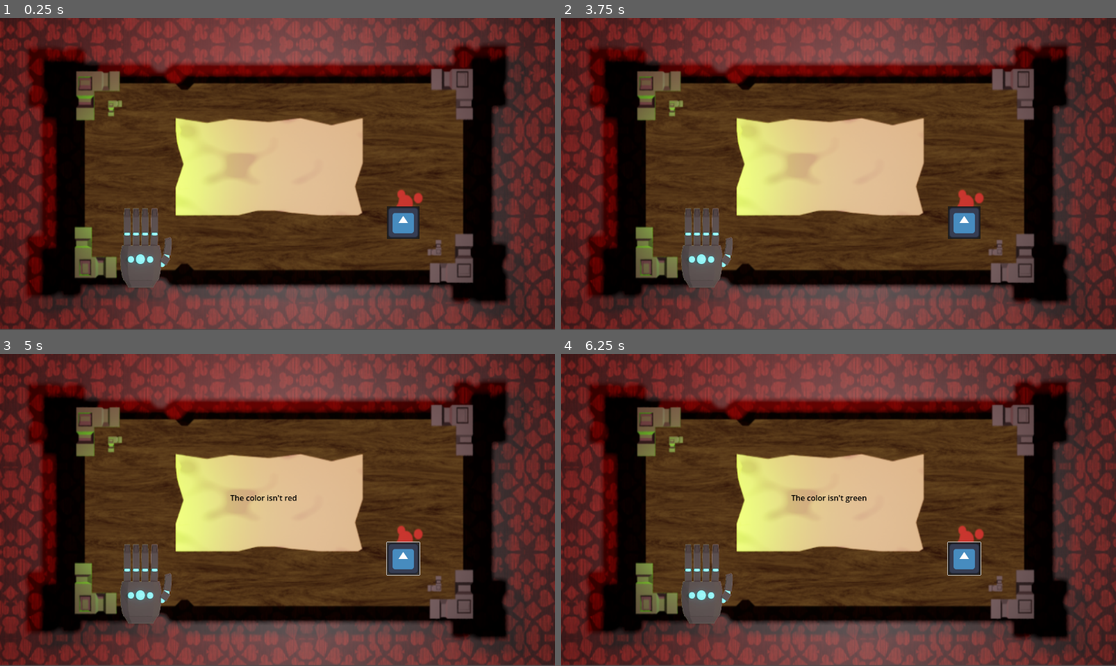
Above: before the commit, frames 1-4 (two rows, left to right).
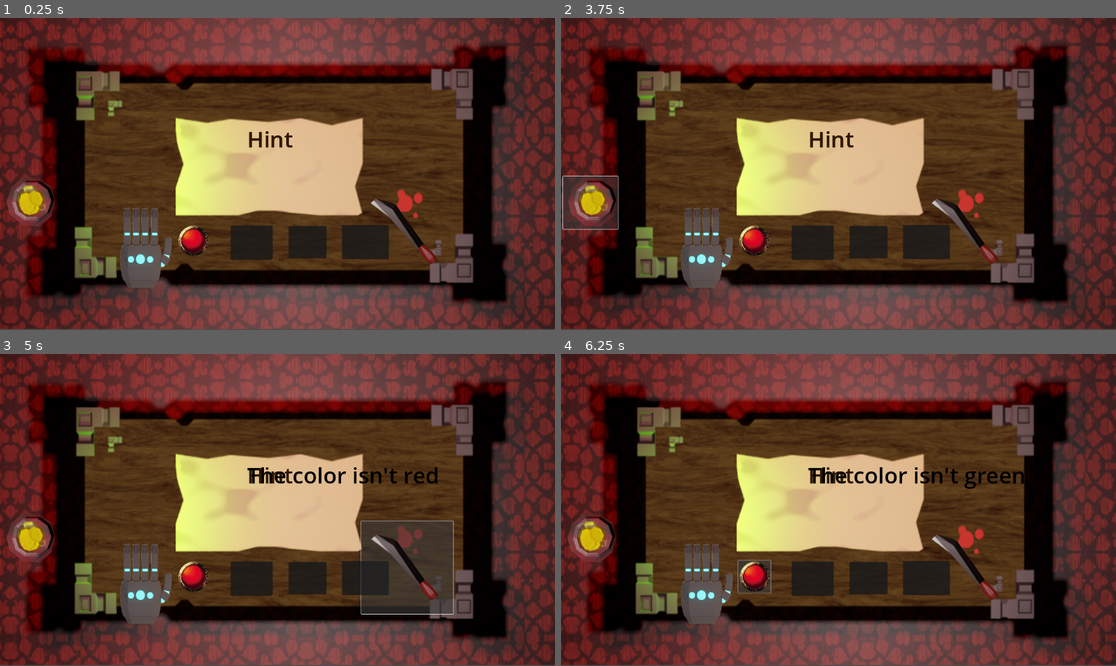
Above: after the commit, the same moments.

Repository: avanishbadhan/jumpstart
Game: Godot game, scene res://main.tscn
Two runs of this game, one before a commit and one after it. Both use one fixed random seed, a clock stepped at 60 frames per second and the inputs below. The engine's default icon, where the game draws it, is replaced by a stand-in: a white triangle on a blue panel in a dark square.
Inputs (mouse positions are in pixels of both pictures, inside the frame that each line leads up to):
- Up to frame 1 (0.25 s): no input
- Up to frame 2 (3.75 s): click (755, 239) at 0.52 s; click (810, 242) at 1.27 s; click (866, 242) at 2.02 s; click (927, 242) at 2.77 s; click (588, 202) at 3.52 s
- Up to frame 3 (5 s): click (405, 559) at 4.27 s
- Up to frame 4 (6.25 s): click (966, 559) at 5.02 s; click (755, 575) at 5.77 s

The runs differ from the first frame. In frame 1, 4.8% of the frame differs, in the area x 1-79%, y 36-80%; in frame 2, 5.2%; in frame 3, 6.6%, in the area x 1-82%, y 36-84%; in frame 4, 5.8%.

Commit message:
update 0.5

Diff:
--- /dev/null
+++ b/label.gd
@@ -0,0 +1,11 @@
+extends Label
+
+
+# Called when the node enters the scene tree for the first time.
+func _ready() -> void:
+	pass # Replace with function body.
+
+
+# Called every frame. 'delta' is the elapsed time since the previous frame.
+func _process(delta: float) -> void:
+	pass
--- a/main.tscn
+++ b/main.tscn
@@ -1,13 +1,21 @@
-[gd_scene load_steps=9 format=3 uid="uid://dtuqbrulfuv2l"]
+[gd_scene load_steps=14 format=3 uid="uid://dtuqbrulfuv2l"]
 
-[ext_resource type="Texture2D" uid="uid://c2ajoocoe8pn1" path="res://icon.svg" id="1_0xm2m"]
 [ext_resource type="Texture2D" uid="uid://dhx3283muypvp" path="res://new_bg.png" id="1_5vw27"]
 [ext_resource type="Script" uid="uid://oa6oklbl8m10" path="res://player.gd" id="1_h2yge"]
+[ext_resource type="Texture2D" uid="uid://crt1dvnupxyst" path="res://knife.png" id="3_kek77"]
 [ext_resource type="Script" uid="uid://chq7epkwhy0jq" path="res://popUp.gd" id="4_lquwl"]
 [ext_resource type="AudioStream" uid="uid://3nwfosqbtkbm" path="res://knife-stab-48222.mp3" id="5_7mycd"]
 [ext_resource type="AudioStream" uid="uid://vekqjcc1acls" path="res://music.mp3" id="5_lquwl"]
 [ext_resource type="AudioStream" uid="uid://cd81e71mo8b3y" path="res://knife-slice-41231.mp3" id="6_272bh"]
 [ext_resource type="Texture2D" uid="uid://b7igt7xu1gu24" path="res://Hand-removebg-preview.png" id="7_5vw27"]
+[ext_resource type="Texture2D" uid="uid://b5ston4d5pvj1" path="res://sackofcoins.png" id="9_4c57u"]
+[ext_resource type="Texture2D" uid="uid://ebuu6aaswmhd" path="res://redCoin-removebg-preview.png" id="9_efxa6"]
+
+[sub_resource type="StyleBoxEmpty" id="StyleBoxEmpty_efxa6"]
+
+[sub_resource type="StyleBoxEmpty" id="StyleBoxEmpty_ycdy4"]
+
+[sub_resource type="StyleBoxEmpty" id="StyleBoxEmpty_dg77c"]
 
 [node name="Node2D" type="Node2D"]
 
@@ -30,13 +38,14 @@
 offset_bottom = 298.0
 
 [node name="Not_Green" type="Label" parent="Control"]
-visible = false
 layout_mode = 0
-offset_left = -283.0
-offset_top = 29.0
-offset_right = 24.0
-offset_bottom = 78.0
-text = "The color isn't green"
+offset_left = -248.0
+offset_top = -39.0
+offset_right = -58.0
+offset_bottom = 10.0
+theme_override_colors/font_color = Color(0.18959081, 0.096351765, 0.013852307, 1)
+theme_override_font_sizes/font_size = 46
+text = "Hint"
 
 [node name="machete" type="Button" parent="Control"]
 layout_mode = 1
@@ -45,10 +54,13 @@
 anchor_top = 3.325
 anchor_right = 1.0500001
 anchor_bottom = 3.325
-offset_right = 136.0
-offset_bottom = 136.0
+offset_left = -53.0
+offset_top = -44.0
+offset_right = 328.0
+offset_bottom = 342.0
 scale = Vector2(0.5, 0.5)
-icon = ExtResource("1_0xm2m")
+theme_override_styles/normal = SubResource("StyleBoxEmpty_efxa6")
+icon = ExtResource("3_kek77")
 script = ExtResource("4_lquwl")
 
 [node name="AudioStreamPlayer" type="AudioStreamPlayer" parent="Control/machete"]
@@ -68,3 +80,41 @@
 [node name="AudioStreamPlayer" type="AudioStreamPlayer" parent="."]
 stream = ExtResource("5_lquwl")
 autoplay = true
+
+[node name="red_select" type="Button" parent="."]
+offset_left = 368.0
+offset_top = 429.0
+offset_right = 445.0
+offset_bottom = 501.0
+scale = Vector2(0.3, 0.3)
+theme_override_styles/normal = SubResource("StyleBoxEmpty_ycdy4")
+icon = ExtResource("9_efxa6")
+
+[node name="blue_select" type="Button" parent="."]
+offset_left = 479.0
+offset_top = 431.0
+offset_right = 566.0
+offset_bottom = 502.0
+
+[node name="green_select" type="Button" parent="."]
+offset_left = 599.0
+offset_top = 432.0
+offset_right = 678.0
+offset_bottom = 499.0
+
+[node name="yellow_select" type="Button" parent="."]
+offset_left = 710.0
+offset_top = 430.0
+offset_right = 807.0
+offset_bottom = 501.0
+
+[node name="coinSack" type="Button" parent="."]
+offset_left = 4.0
+offset_top = 329.0
+offset_right = 232.0
+offset_bottom = 548.0
+scale = Vector2(0.5, 0.5)
+theme_override_colors/font_outline_color = Color(1, 1, 1, 1)
+theme_override_colors/icon_disabled_color = Color(0.099985994, 0.099985994, 0.099985994, 0.4)
+theme_override_styles/normal = SubResource("StyleBoxEmpty_dg77c")
+icon = ExtResource("9_4c57u")
Binary file added: blueCoin-removebg-preview.png
Not shown, added: blueCoin-removebg-preview.png.import
Binary file added: goldCoin (1)-Picsart-BackgroundRemover.png
Not shown, added: goldCoin (1)-Picsart-BackgroundRemover.png.import
Binary file added: knife.png
Not shown, added: knife.png.import
Not shown, added: label.gd.uid
Binary file removed: pixil-frame-0.png
Binary file added: redCoin-removebg-preview.png
Not shown, changed: redCoin-removebg-preview.png.import
Binary file added: sackofcoins.png
Not shown, added: sackofcoins.png.import
